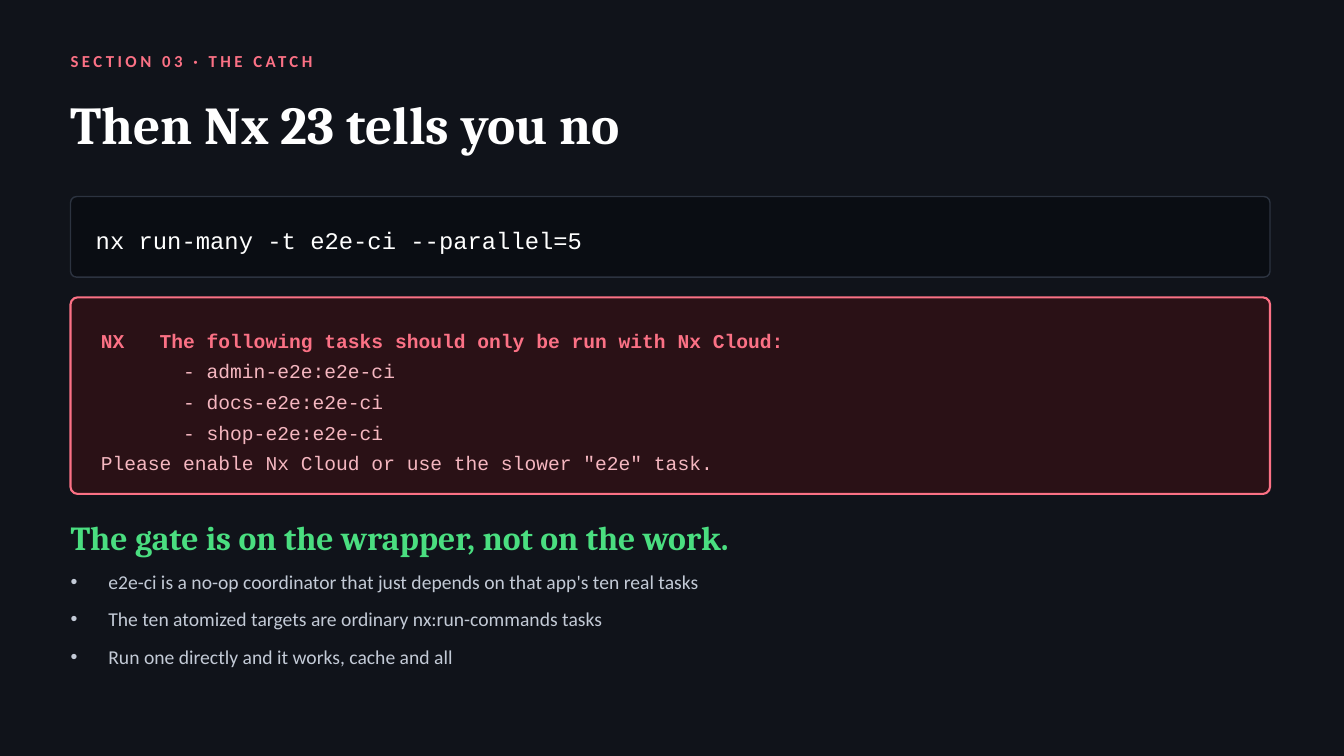
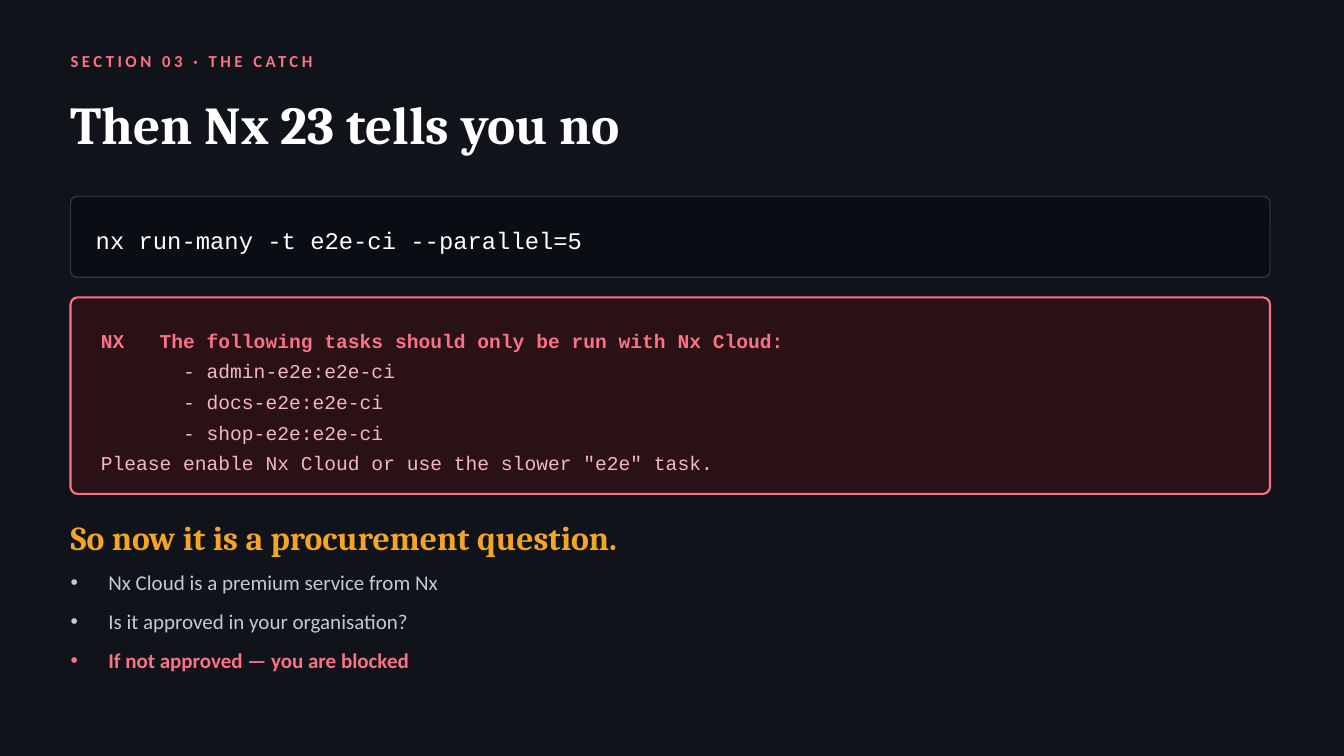
Before and after one commit to radzivil/nx-scaling-e2e-tests-with-atomizer, a slide deck: slide 13 of talk/Scaling-E2E-Tests-with-Nx.pptx. Drawn at 1344x756 pixels with LibreOffice and Linux fonts; fonts in the diff are those of the drawing. Boxes give left, top, right and bottom in pixels: in the first picture for what was removed or moved away, otherwise in the second. Text is boxed around its words. In the diff, an @@ line names an element or a change of style, - is before the commit and + after.

Commit message:
Make the Nx Cloud gate a procurement problem, not a technical one
The bullets now escalate: Nx Cloud is paid, is it approved where you work, and
if not you are simply blocked. For a lot of the room that is the real obstacle.

The heading had to change with them. "The gate is on the wrapper, not on the
work" says you are not blocked, which directly contradicts the new third
bullet. That technical point is not lost — the next slide already opens with
"the wrapper is gated, the leaves are not" and then walks around it.

```diff
--- a/talk/Scaling-E2E-Tests-with-Nx.pptx
+++ b/talk/Scaling-E2E-Tests-with-Nx.pptx
@@ text at bbox=[71, 526, 617, 557]: text changed; text colour #4ADE80 to #F5A524 @@
-The gate is on the wrapper, not on the work.
+So now it is a procurement question.
@@ text at bbox=[108, 575, 438, 672]: text changed; size 14 to 15 pt @@
-• e2e-ci is a no-op coordinator that just depends on that app's ten real tasks
-• The ten atomized targets are ordinary nx:run-commands tasks
-• Run one directly and it works, cache and all
+• Nx Cloud is a premium service from Nx
+• Is it approved in your organisation?
+• If not approved — you are blocked
```
Also in this commit, not shown: 3 other files.
